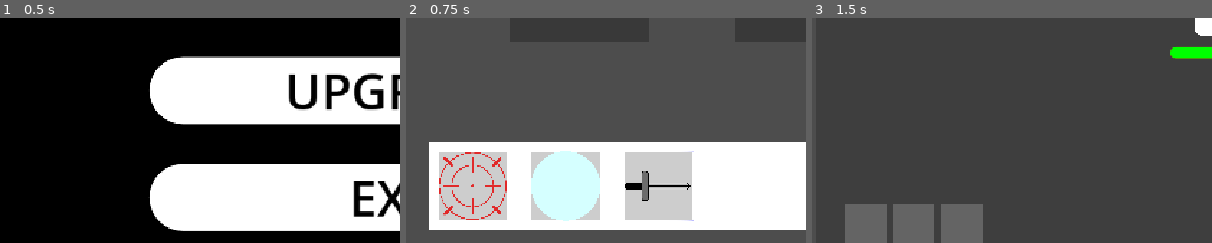
Above: before the commit, frames 1-3 (left to right).
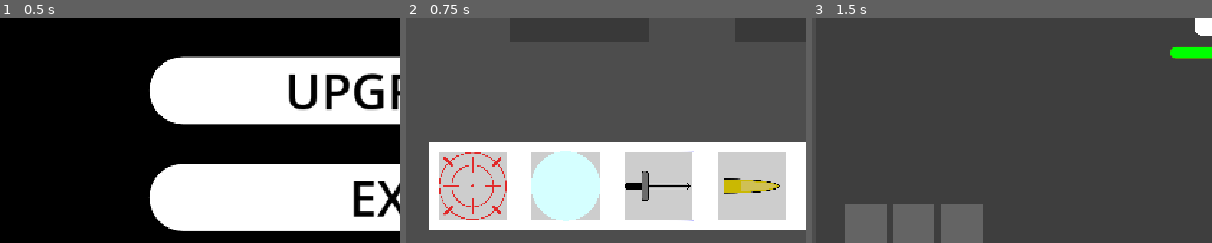
Above: after the commit, the same moments.

Repository: YamatoRyukyu/Unordered
Game: Godot game, scene res://Scenes/GameSequence/title.tscn
Same seed, same stepped clock (60 frames per second), same inputs: the game is played once before the commit and once after it.
Inputs:
- Up to frame 1 (0.5 s): no input
- Up to frame 2 (0.75 s): click "START" at 0.5 s
- Up to frame 3 (1.5 s): click "START" at 1.25 s
The pictures show only the part of the screen within x 0-50%, y 50-100%; the shares and areas given below are measured in that part.

Frame 1 is identical in both runs. In frame 2, 5.1% of the frame differs, in the area x 78-95%, y 59-90%; in frame 3, nothing differs.

Commit message:
[action]auto aim bullet

Diff:
--- a/Datas/SaveData.gd
+++ b/Datas/SaveData.gd
@@ -15,6 +15,10 @@
 	},
 	{
 		"path": "res://Scenes/ActionDatas/SwingSword/sword.tres",
+		"is_unlocked": true
+	},
+	{
+		"path": "res://Scenes/ActionDatas/Bullet/bullet.tres",
 		"is_unlocked": true
 	}
 ]
--- /dev/null
+++ b/Scenes/ActionDatas/Bullet/bullet.gd
@@ -0,0 +1,27 @@
+extends "res://Scripts/action.gd"
+
+var detect_collision: CollisionShape2D
+var detect_area: Area2D
+var bullet: CollisionShape2D
+
+var traveled_distance:float =0.0
+
+func _ready() -> void:
+	super._ready()
+	detect_collision =%DetectCollision
+	detect_area =%DetectArea
+	bullet =$CollisionShape2D
+	detect_collision.shape.radius =base_attack_distance
+
+func _physics_process(delta: float) -> void:
+	var enemies_in_range:Array[Node2D] = detect_area.get_overlapping_bodies()
+	if enemies_in_range.size() >0:
+		var target_enemy =enemies_in_range.front()
+		look_at(target_enemy.global_position)
+
+	var bullet_direction =Vector2.RIGHT
+	bullet.position +=bullet_direction * attack_speed * delta
+	traveled_distance += attack_speed *delta
+
+	if traveled_distance >= base_attack_distance:
+		queue_free()
--- /dev/null
+++ b/Scenes/ActionDatas/Bullet/bullet.tres
@@ -0,0 +1,12 @@
+[gd_resource type="Resource" script_class="ActionData" load_steps=4 format=3 uid="uid://bu83ssk0twj33"]
+
+[ext_resource type="Script" uid="uid://cqwhybigt83k6" path="res://Datas/Action_Data.gd" id="1_as3c0"]
+[ext_resource type="PackedScene" uid="uid://rk7dd6ym3uyb" path="res://Scenes/ActionDatas/Bullet/bullet.tscn" id="1_wvtrd"]
+[ext_resource type="Texture2D" uid="uid://cii5uqa2dtyvf" path="res://Pictures/bullet.png" id="2_4bkgf"]
+
+[resource]
+script = ExtResource("1_as3c0")
+icon = ExtResource("2_4bkgf")
+action_scene = ExtResource("1_wvtrd")
+is_unlocked = true
+metadata/_custom_type_script = "uid://cqwhybigt83k6"
--- /dev/null
+++ b/Scenes/ActionDatas/Bullet/bullet.tscn
@@ -0,0 +1,34 @@
+[gd_scene load_steps=6 format=3 uid="uid://rk7dd6ym3uyb"]
+
+[ext_resource type="PackedScene" uid="uid://dghc1ei1q2aew" path="res://Scenes/ActionDatas/ActionBase.tscn" id="1_c5vmv"]
+[ext_resource type="Script" uid="uid://n8c3wgaf3ueu" path="res://Scenes/ActionDatas/Bullet/bullet.gd" id="2_nb44r"]
+[ext_resource type="Texture2D" uid="uid://cii5uqa2dtyvf" path="res://Pictures/bullet.png" id="3_m4xt4"]
+
+[sub_resource type="RectangleShape2D" id="RectangleShape2D_j374f"]
+size = Vector2(42, 12)
+
+[sub_resource type="CircleShape2D" id="CircleShape2D_c5vmv"]
+
+[node name="Area2D" instance=ExtResource("1_c5vmv")]
+rotation = -1.0760924
+collision_layer = 8
+collision_mask = 4
+script = ExtResource("2_nb44r")
+base_attack_distance = 300.0
+attack_speed = 500.0
+
+[node name="CollisionShape2D" parent="." index="0"]
+shape = SubResource("RectangleShape2D_j374f")
+
+[node name="Sprite2D" parent="CollisionShape2D" index="0"]
+scale = Vector2(0.1, 0.1)
+texture = ExtResource("3_m4xt4")
+
+[node name="DetectArea" type="Area2D" parent="." index="1"]
+unique_name_in_owner = true
+collision_layer = 0
+collision_mask = 4
+
+[node name="DetectCollision" type="CollisionShape2D" parent="DetectArea" index="0"]
+unique_name_in_owner = true
+shape = SubResource("CircleShape2D_c5vmv")
--- a/Scripts/Singletons/game_manager.gd
+++ b/Scripts/Singletons/game_manager.gd
@@ -23,6 +23,8 @@
 	last_level =0
 
 	load_save_data()
+	save_res.init_action_resources_lock()
+	save_game_data()
 
 func load_title_scene():
 	get_tree().change_scene_to_file(title_scene_path)
Binary file added: Pictures/bullet.png
Not shown, added: Pictures/bullet.png.import
Not shown, added: Scenes/ActionDatas/Bullet/bullet.gd.uid
